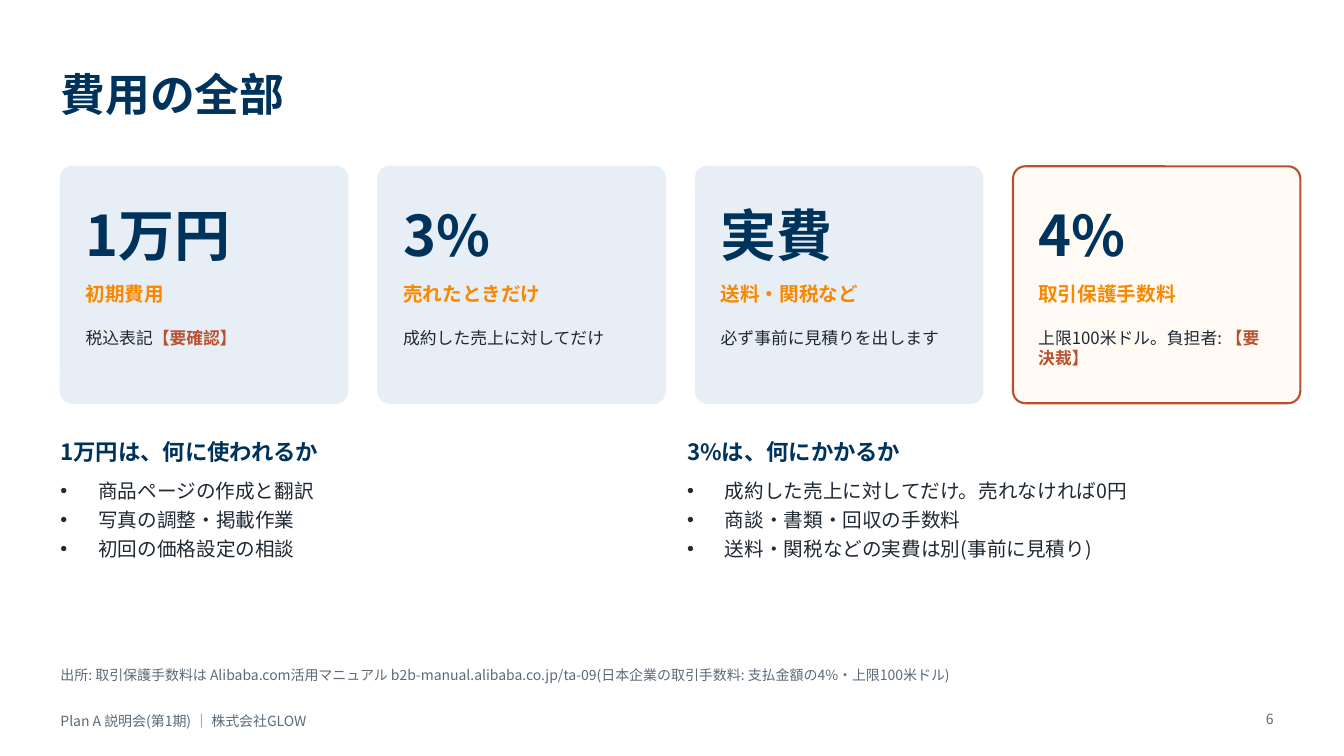
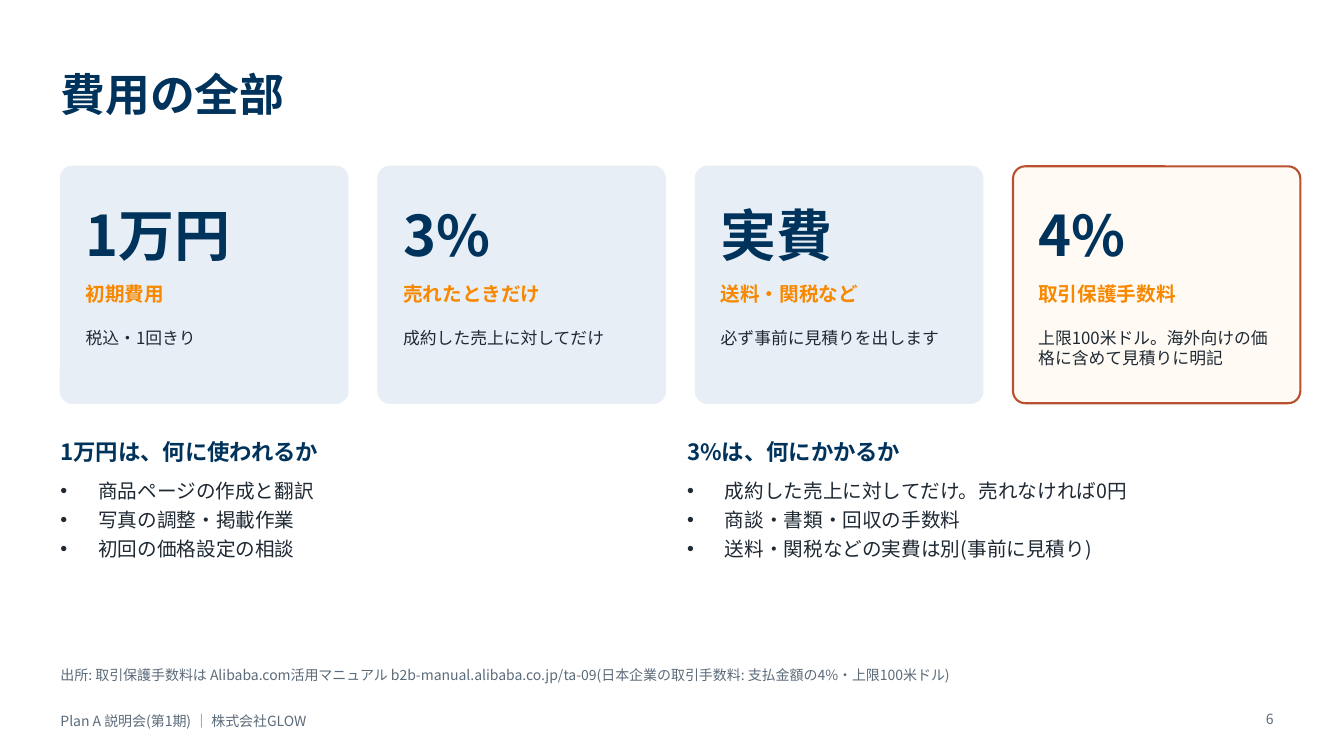
Before and after one commit to allgroup-inc/hojo-hq, a slide deck: slide 6 of docs/Plan A_説明会スライド_第1期_20261002.pptx. Drawn at 1344x756 pixels with LibreOffice and Linux fonts; fonts in the diff are those of the drawing. Boxes give left, top, right and bottom in pixels: in the first picture for what was removed or moved away, otherwise in the second. Text is boxed around its words. In the diff, an @@ line names an element or a change of style, - is before the commit and + after.

```diff
--- a/docs/Plan A_説明会スライド_第1期_20261002.pptx
+++ b/docs/Plan A_説明会スライド_第1期_20261002.pptx
@@ text at (86, 330, 196, 346): text changed; text colour #B9502F to #1F2933; bold off @@
-税込表記【要確認】
+税込・1回きり
@@ text at (1038, 330, 1267, 366): text changed @@
-上限100米ドル。負担者: 【要決裁】
+上限100米ドル。海外向けの価格に含めて見積りに明記
```
Also in this commit, not shown: 2 other slides changed, 8 other files.
